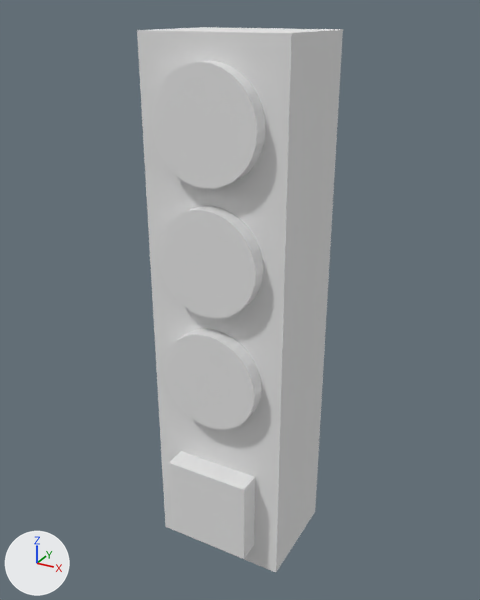
An edit to the Blender file NotForBroadcastPOC-Sourcetree/Assets/Blender Files/- Interactive/VHS Control Panel.blend, drawn before and after from the same camera.
Both versions are drawn from a camera (50 mm lens) standing at (0.166, -0.303, 0.31) and looking at (0.0, -0.002, 0.159). Every picture has the same lights, and +X, +Y and +Z are marked at lower left.

The scene before the commit, as lines of its bpy script (objects in view):
```python
me_cube = bpy.data.meshes.new('Cube')
me_cube.from_pydata(...)  # a box spanning x -0.04..0.04, y -0.03..0.03, z 0.0..0.3
me_cube.materials.append(mat_material)  # white #e7e7e7
me_cube_001 = bpy.data.meshes.new('Cube.001')
me_cube_001.from_pydata(...)  # a box spanning x -0.0251..0.0251, y -0.0226..0.0226, z -0.0251..0.0251
me_cylinder_002 = bpy.data.meshes.new('Cylinder.002')
me_cylinder_002.from_pydata(...)  # a 32-sided cylinder along y spanning x -0.0285..0.0285, y -0.0141..0.0141, z -0.0285..0.0285
me_cylinder_005 = bpy.data.meshes.new('Cylinder.005')
me_cylinder_005.from_pydata(...)  # a 32-sided cylinder along y spanning x -0.0285..0.0285, y -0.0141..0.0141, z -0.0285..0.0285
me_cylinder_006 = bpy.data.meshes.new('Cylinder.006')
me_cylinder_006.from_pydata(...)  # a 32-sided cylinder along y spanning x -0.0285..0.0285, y -0.0141..0.0141, z -0.0285..0.0285
ob_panel = bpy.data.objects.new('Panel', me_cube)
ob_panel.location = (0.0, 0.0, 0.0)
ob_play_button = bpy.data.objects.new('Play Button', me_cube_001)
ob_play_button.location = (0.0, -0.0204, 0.04)
ob_vhs_01_button = bpy.data.objects.new('VHS 01 Button', me_cylinder_002)
ob_vhs_01_button.location = (0.0, -0.0241, 0.2595)
ob_vhs_02_button = bpy.data.objects.new('VHS 02 Button', me_cylinder_006)
ob_vhs_02_button.location = (0.0, -0.0241, 0.1917)
ob_vhs_03_button = bpy.data.objects.new('VHS 03 Button', me_cylinder_005)
ob_vhs_03_button.location = (0.0, -0.0241, 0.1239)
```
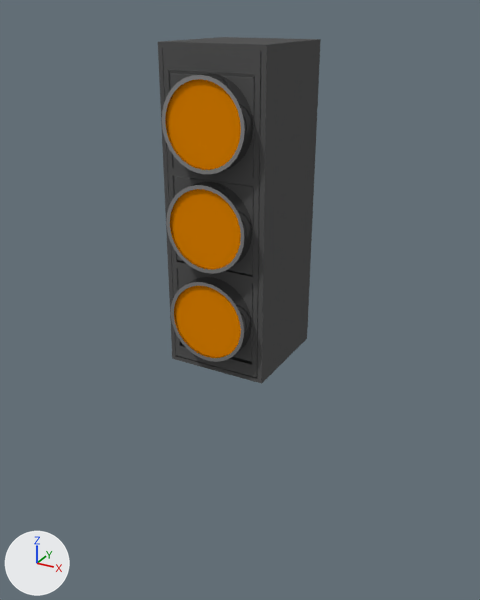
The change, as a list of edits to the scene's bpy script:
```text
Add mat_vhscontrolpanel_temp_mat:
    mat_vhscontrolpanel_temp_mat = bpy.data.materials.new('vhSCONTROLPANEL temp mat')
    # colours: dark grey #595959
    # uses the picture img_vhs_panel_body_nnormal_map
Add mat_vhscontrolpanel_rim_temp_mat:
    mat_vhscontrolpanel_rim_temp_mat = bpy.data.materials.new('VHSCONTROLPANEL rim temp mat')
    mat_vhscontrolpanel_rim_temp_mat.use_nodes = True; mat_vhscontrolpanel_rim_temp_mat.node_tree.nodes.clear()
    _N = mat_vhscontrolpanel_rim_temp_mat.node_tree.nodes; _L = mat_vhscontrolpanel_rim_temp_mat.node_tree.links
    n0 = _N.new('ShaderNodeOutputMaterial'); n0.name = 'Material Output'
    n1 = _N.new('ShaderNodeBsdfAnisotropic'); n1.name = 'Glossy BSDF'
    n1.distribution = 'GGX'
    n1.inputs[0].default_value = (0.581, 0.581, 0.581, 1.0)  # 'Color', light grey #c9c9c9
    n1.inputs[1].default_value = 0.0  # 'Roughness'
    _L.new(n1.outputs[0], n0.inputs[0])  # 'BSDF' to 'Surface'
Change me_cylinder_006:
    where me_cylinder_006.from_pydata(...)  # 64 vertices, 34 faces; spans x -0.0285..0.0285, y -0.0141..0.0141, z -0.0285..0.0285
    me_cylinder_006 part 1: the whole mesh is scaled about its middle by 0.714
    add me_cylinder_006.materials.append(mat_vhscontrolpanel_button_temp_mat_delete)  # orange #e78600
Change me_cylinder_005:
    where me_cylinder_005.from_pydata(...)  # 64 vertices, 34 faces; spans x -0.0285..0.0285, y -0.0141..0.0141, z -0.0285..0.0285
    me_cylinder_005 part 2: the whole mesh is scaled about its middle by 0.714
    add me_cylinder_005.materials.append(mat_vhscontrolpanel_button_temp_mat_delete)  # orange #e78600
Change me_cylinder_002:
    where me_cylinder_002.from_pydata(...)  # 64 vertices, 34 faces; spans x -0.0285..0.0285, y -0.0141..0.0141, z -0.0285..0.0285
    me_cylinder_002 part 3: the whole mesh is scaled about its middle by 0.714
    add me_cylinder_002.materials.append(mat_vhscontrolpanel_button_temp_mat_delete)  # orange #e78600
Change me_cube:
    where me_cube.from_pydata(...)  # 8 vertices, 6 faces; spans x -0.04..0.04, y -0.03..0.03, z 0.0..0.3
    remove me_cube.materials.append(mat_material)  # white #e7e7e7
    me_cube part 4: the whole mesh is scaled about its middle by (0.711, 1, 0.559), then moved by (0.0, 0.0, -0.034)
    add me_cube.materials.append(mat_vhscontrolpanel_temp_mat)
Remove ob_play_button:
    ob_play_button = bpy.data.objects.new('Play Button', me_cube_001)
Change ob_vhs_02_button:
    ob_vhs_02_button.location: (0.0, -0.0241, 0.1917) -> (0.0, -0.0268, 0.2101)
Change ob_vhs_03_button:
    ob_vhs_03_button.location: (0.0, -0.0241, 0.1239) -> (0.0, -0.0268, 0.1601)
Change ob_vhs_01_button:
    ob_vhs_01_button.location: (0.0, -0.0241, 0.2595) -> (0.0, -0.0268, 0.2601)
Change ob_panel:
    ob_panel.location: (0.0, 0.0, 0.0) -> (0.0, 0.0, 0.0956)
Add ob_button_rim_1:
    ob_button_rim_1 = bpy.data.objects.new('button rim 1', me_button_rim_3)  # 128 vertices, 128 faces; spans x -0.0224..0.0222, y -0.0114..0.0101, z -0.0224..0.0223
    ob_button_rim_1.parent = ob_panel
    ob_button_rim_1.location = (0.0, -0.0268, 0.26)
Add ob_button_rim_2:
    ob_button_rim_2 = bpy.data.objects.new('button rim 2', me_button_rim_3.copy())
    ob_button_rim_2.parent = ob_panel
    ob_button_rim_2.location = (0.0, -0.0268, 0.21)
Add ob_button_rim_3:
    ob_button_rim_3 = bpy.data.objects.new('button rim 3', me_button_rim_3_001)  # 128 vertices, 128 faces; spans x -0.0224..0.0222, y -0.0114..0.0101, z -0.0224..0.0223
    ob_button_rim_3.parent = ob_panel
    ob_button_rim_3.location = (0.0, -0.0268, 0.16)
```

Location of each change, (x1, y1, x2, y2) in pixels of the pictures (480 x 600 px):
'Panel', recoloured, mesh rescaled, moved (grey to black, 21% narrower, 36% shorter)
    before: (137, 27, 343, 572)
    after: (158, 37, 321, 384)
'VHS 01 Button', recoloured, mesh rescaled, moved
    before: (151, 60, 266, 189)
    after: (167, 79, 241, 169)
'VHS 02 Button', recoloured, mesh rescaled, moved
    before: (158, 206, 263, 319)
    after: (171, 189, 241, 269)
'VHS 03 Button', recoloured, mesh rescaled, moved
    before: (164, 329, 262, 430)
    after: (175, 286, 241, 357)
'Play Button', deleted
    before: (169, 451, 255, 559)
'button rim 1', added
    after: (162, 73, 253, 174)
'button rim 2', added
    after: (166, 182, 252, 274)
'button rim 3', added
    after: (171, 277, 252, 362)
